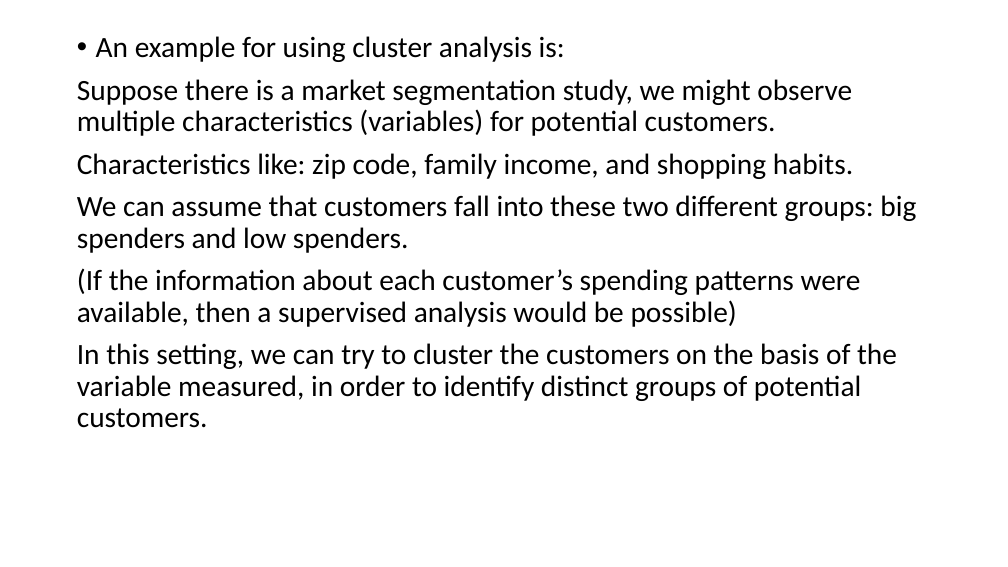
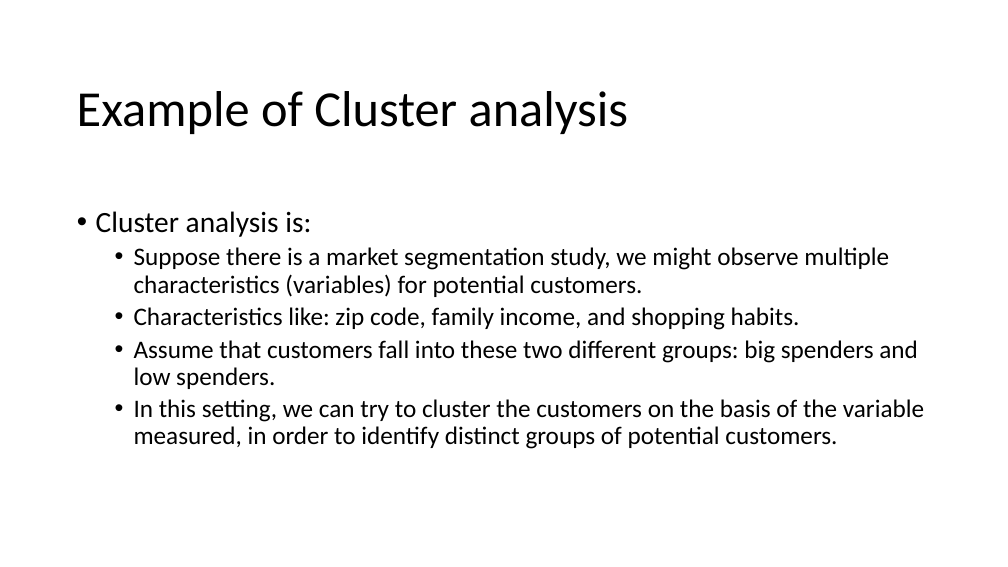
Before and after one commit to TseChapman/PresentationMaterials, a slide deck: slide 25 of Presentation Materials/Chapter 2/Chapter 2 Presentation.pptx. Drawn at 1008x567 pixels with LibreOffice and Linux fonts; fonts in the diff are those of the drawing. Boxes give left, top, right and bottom in pixels: in the first picture for what was removed or moved away, otherwise in the second. Text is boxed around its words. In the diff, an @@ line names an element or a change of style, - is before the commit and + after.

```diff
--- a/Presentation Materials/Chapter 2/Chapter 2 Presentation.pptx
+++ b/Presentation Materials/Chapter 2/Chapter 2 Presentation.pptx
@@ text added at <box>77,91,629,134</box>, 48 pt, text #000000 @@
+Example of Cluster analysis
@@ text "Cluster analysis is:": place and size @@
-text "Cluster analysis is:" at <box>77,36,916,428</box>
+text "Cluster analysis is:" at <box>96,211,924,449</box>
@@ text at <box>96,211,311,237</box>: text changed @@
-• An example for using cluster analysis is:
+• Cluster analysis is:
@@ text at <box>134,247,924,449</box>: size 28 to 24 pt in "Suppose there is a market segmentation study, ...", "Characteristics like: zip code, family income, and ...", "In this setting, we can try to ..."; bullet none to •; list level 1 to 2 in "Suppose there is a market ..."; list level 1 to 2 in "Characteristics like: zip code, family ..."; list level 1 to 2 in "In this setting, we can ..." @@
@@ text at <box>134,340,918,389</box>: text changed; size 28 to 24 pt @@
-We can assume that customers fall into these two different groups: big spenders and low spenders.
-(If the information about each customer’s spending patterns were available, then a supervised analysis would be possible)
+  • Assume that customers fall into these two different groups: big spenders and low spenders.
```
Also in this commit, not shown: 6 other slides changed.
